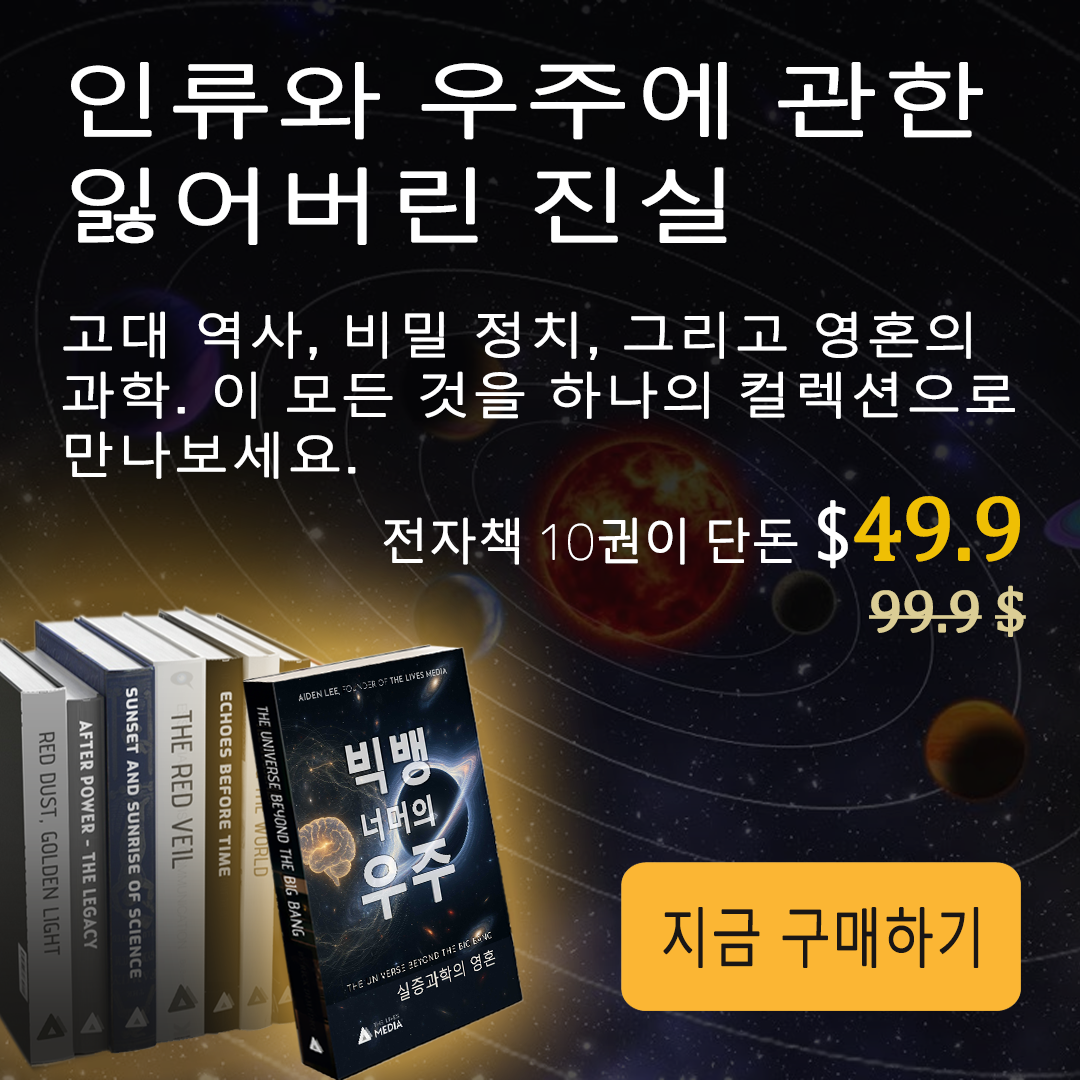
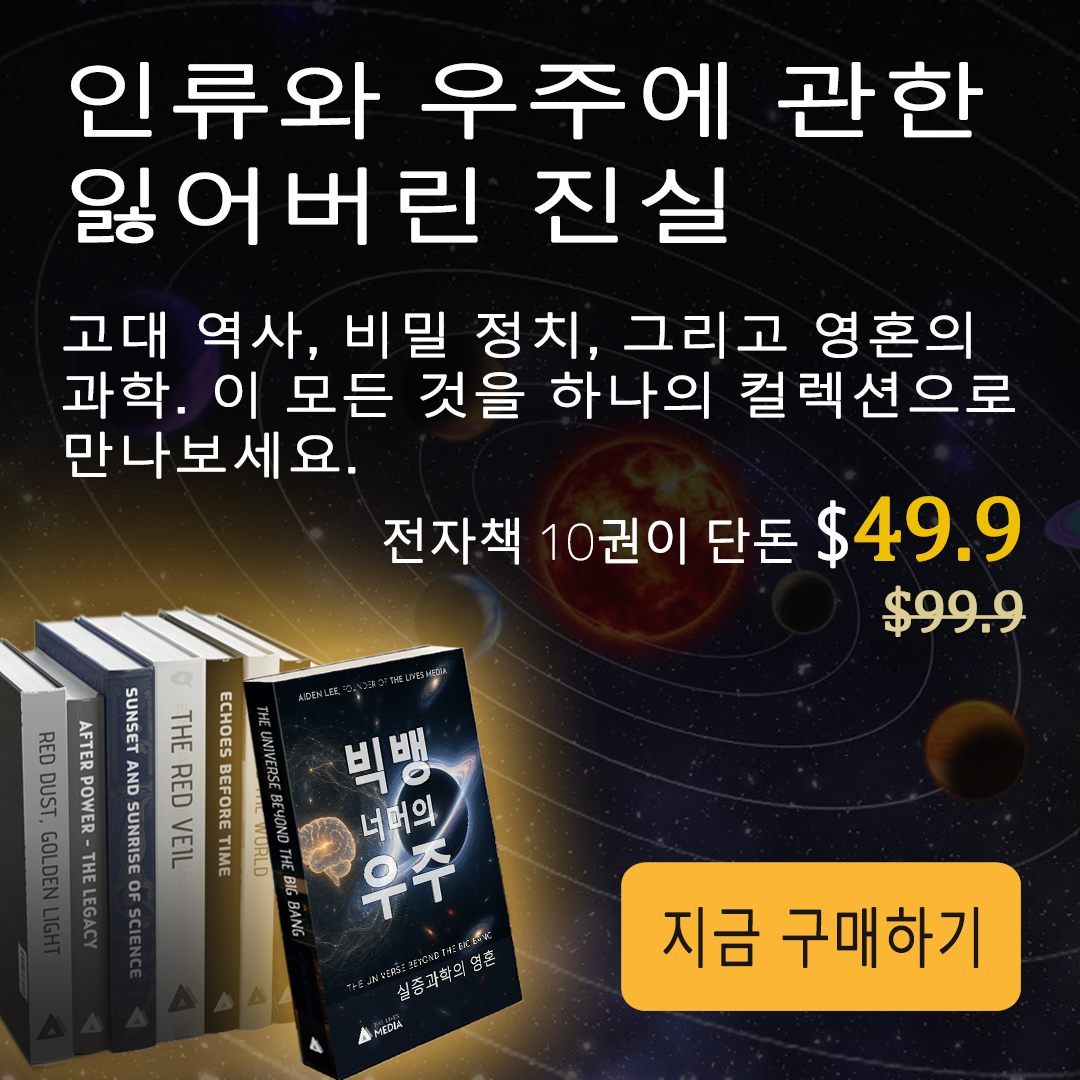
The second (1080, 1080) image is a revision of the first. Changes to its layers:
painted on "$99.90 → ONLY $49.90" over <box>869,585,1024,637</box>